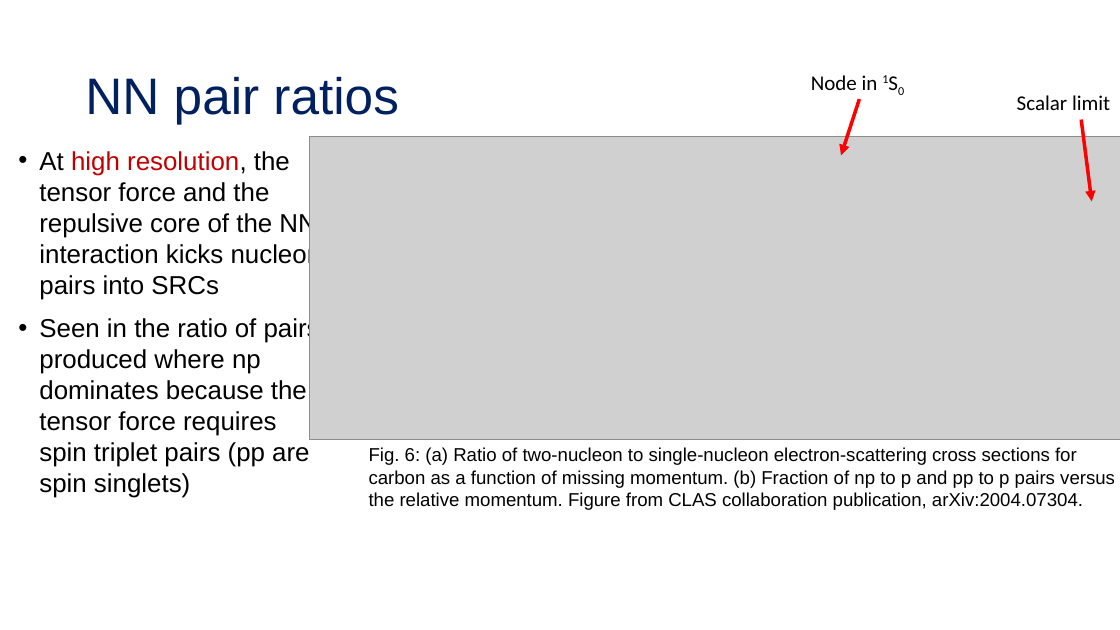
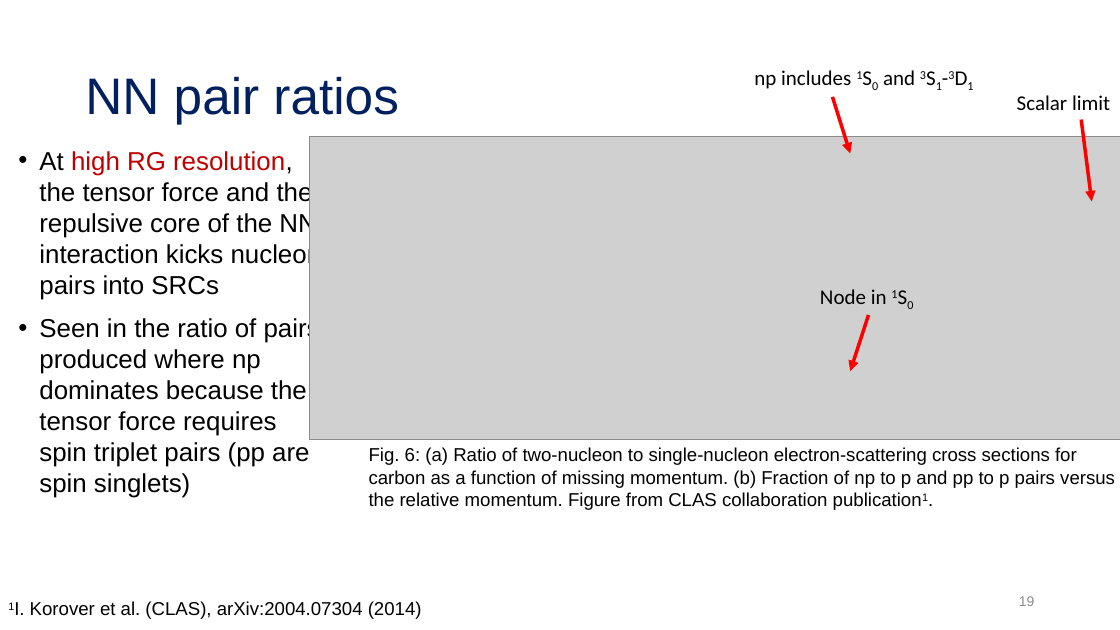
Before and after one commit to tropiano4/tropiano-srg, a slide deck: slide 19 of Presentations/DNP_October2020/tropiano_dnp_october2020.pptx. Drawn at 1120x630 pixels with LibreOffice and Linux fonts; fonts in the diff are those of the drawing; grey boxes stand for pictures. Boxes give left, top, right and bottom in pixels: in the first picture for what was removed or moved away, otherwise in the second. Text is boxed around its words. In the diff, an @@ line names an element or a change of style, - is before the commit and + after.

```diff
--- a/Presentations/DNP_October2020/tropiano_dnp_october2020.pptx
+++ b/Presentations/DNP_October2020/tropiano_dnp_october2020.pptx
@@ text added at (x1=754, y1=70, x2=915, y2=89), 18 pt, text #000000 @@
+np includes 1S0 and 3S1-3D1
@@ arrow added from (833, 97) to (850, 154), #FF0000 3 pt @@
@@ text at (x1=39, y1=151, x2=322, y2=300): text changed @@
-• At high resolution, the tensor force and the repulsive core of the NN interaction kicks nucleon pairs into SRCs
+• At high RG resolution, the tensor force and the repulsive core of the NN interaction kicks nucleon pairs into SRCs
@@ text "Node in 1S0" moved from (x1=811, y1=75, x2=878, y2=90) to (x1=820, y1=289, x2=887, y2=304) @@
@@ arrow moved from (860, 99) - (841, 155) to (869, 315) - (850, 371) @@
@@ text at (x1=369, y1=447, x2=1115, y2=510): text changed @@
-Fig. 6: (a) Ratio of two-nucleon to single-nucleon electron-scattering cross sections for carbon as a function of missing momentum. (b) Fraction of np to p and pp to p pairs versus the relative momentum. Figure from CLAS collaboration publication, arXiv:2004.07304.
+Fig. 6: (a) Ratio of two-nucleon to single-nucleon electron-scattering cross sections for carbon as a function of missing momentum. (b) Fraction of np to p and pp to p pairs versus the relative momentum. Figure from CLAS collaboration publication1.
@@ page number added at (x1=1019, y1=596, x2=1035, y2=606), 12 pt, text #8C8C8C @@
+19
@@ text added at (x1=30, y1=601, x2=422, y2=619), 16 pt, text #000000 @@
+1I. Korover et al. (CLAS), arXiv:2004.07304 (2014)
```
Also in this commit, not shown: 22 other slides changed.
